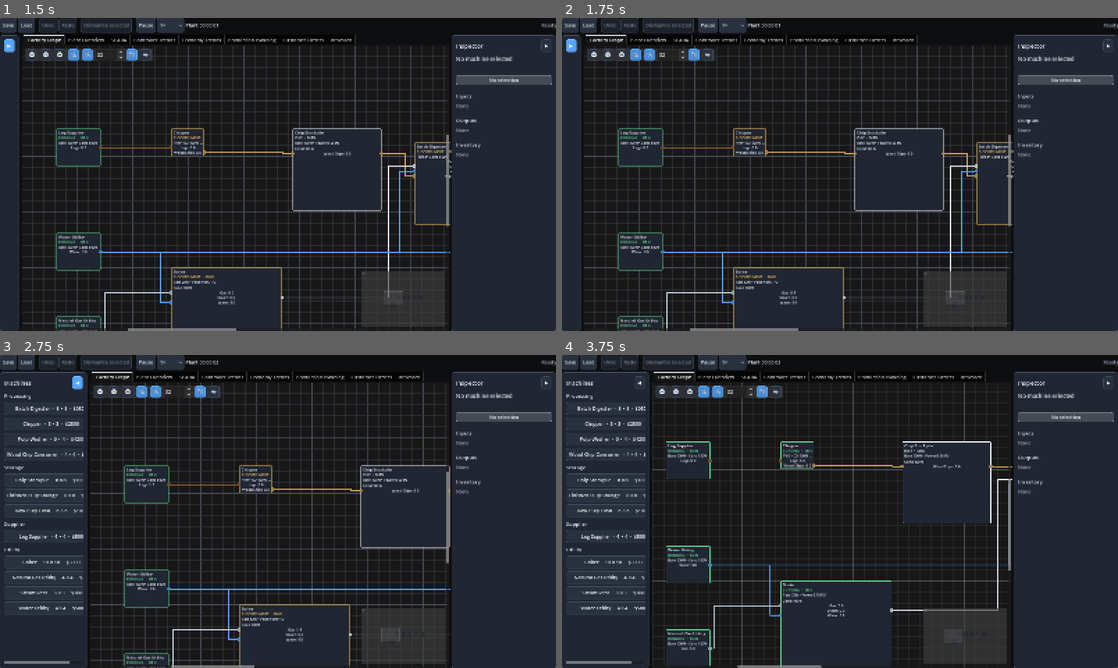
Above: before the commit, frames 1-4 (two rows, left to right).
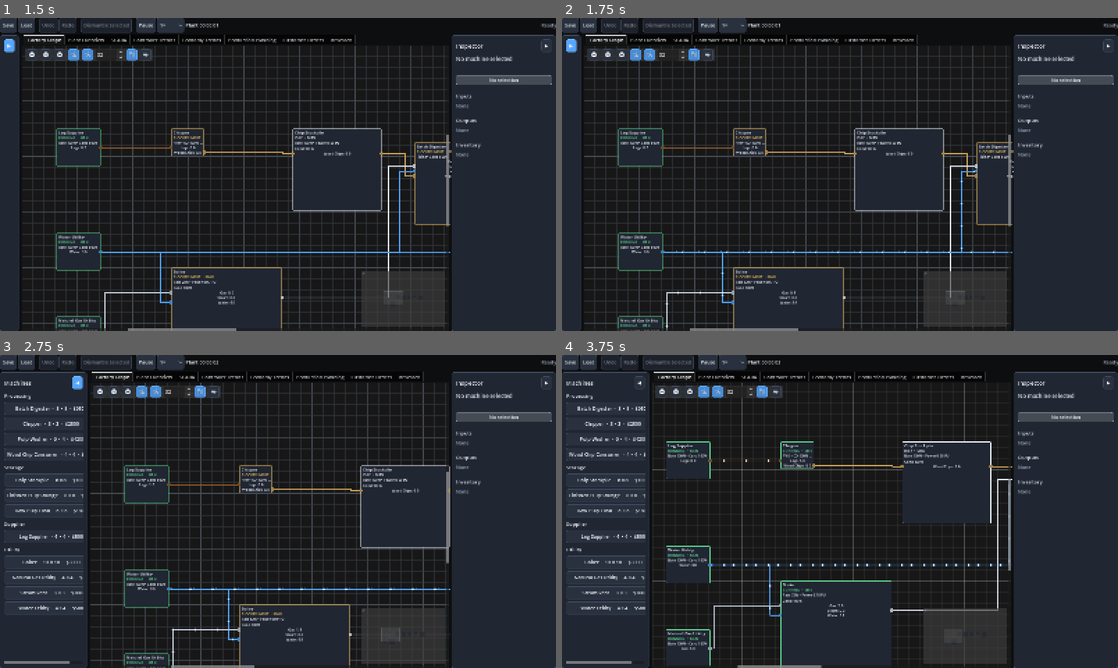
Above: after the commit, the same moments.

Repository: Poru-IndFlow/IndustrialFlow
Game: Godot game, scene res://scenes/main.tscn
The game is run twice, just before and just after one commit, with the same random seed, the same clock (stepped at 60 frames per second) and the same inputs.
Inputs:
- Up to frame 1 (1.5 s): click "1×" at 0.5 s; click "◀" at 1.25 s
- Up to frame 2 (1.75 s): no input
- Up to frame 3 (2.75 s): click "▶" at 2 s
- Up to frame 4 (3.75 s): click "Batch Digester · 8 × 8 · $6500" at 2.75 s; click "Dismantle 1 Machine" at 3.5 s

Frame 1 is identical in both runs. In frame 2, 0.1% of the frame differs, in the area x 18-78%, y 48-99%; in frame 3, less than 0.1%; in frame 4, 0.2%, in the area x 27-81%, y 33-82%.

Commit message:
Add animated material flow visualization

Diff:
--- a/project.godot
+++ b/project.godot
@@ -14,7 +14,7 @@
 config/version="0.3.0-dev"
 run/main_scene="res://scenes/main.tscn"
 config/features=PackedStringArray("4.7")
-config/build=43
+config/build=44
 
 [display]
 
--- a/scripts/app/app_controller.gd
+++ b/scripts/app/app_controller.gd
@@ -188,6 +188,7 @@
 		return
 
 	clock.set_paused(value)
+	factory_graph.set_flow_animation_paused(value)
 	_update_simulation_toolbar(true)
 
 
--- a/scripts/ui/factory_graph.gd
+++ b/scripts/ui/factory_graph.gd
@@ -28,11 +28,19 @@
 var dragged_route_connection: ConnectionModel
 var dragged_route_point_index := -1
 var route_drag_start_points: Array[Vector2] = []
+var flow_animation_time := 0.0
+var flow_animation_paused := false
 
 const GRID_CELL_SIZE := 32.0
 const ROUTE_NODE_CLEARANCE := 16.0
 const ROUTE_OBSTACLE_CLEARANCE := 12.0
 const ROUTE_OVERLAP_EPSILON := 1.0
+const FLOW_PARTICLE_MIN_RATE := 0.001
+const FLOW_PARTICLE_SPACING := 64.0
+const FLOW_PARTICLE_MIN_SPEED := 42.0
+const FLOW_PARTICLE_MAX_SPEED := 96.0
+const FLOW_PARTICLE_GLOW_RADIUS := 5.0
+const FLOW_PARTICLE_CORE_RADIUS := 2.5
 const GRID_MINOR_COLOR := Color(0.18, 0.20, 0.23, 0.45)
 const GRID_MAJOR_COLOR := Color(0.26, 0.29, 0.33, 0.65)
 const FOOTPRINT_VALID_COLOR := Color(0.20, 0.78, 0.46, 0.42)
@@ -51,7 +59,11 @@
 	set_process(true)
 
 
-func _process(_delta: float) -> void:
+func _process(delta: float) -> void:
+	if not is_visible_in_tree():
+		return
+	if not flow_animation_paused:
+		flow_animation_time += delta
 	queue_redraw()
 
 
@@ -129,6 +141,11 @@
 
 func bind_history(new_history: EditorHistory) -> void:
 	history = new_history
+
+
+func set_flow_animation_paused(value: bool) -> void:
+	flow_animation_paused = value
+	queue_redraw()
 
 
 func bind_factory(new_factory: FactoryModel) -> void:
@@ -656,6 +673,8 @@
 				true
 			)
 
+		_draw_flow_particles(connection, route, color)
+
 		if connection == selected_connection:
 			for point: Vector2 in connection.route_points:
 				var screen_point := _world_to_screen(point)
@@ -664,6 +683,84 @@
 					ThemeManager.COLOR_ACCENT,
 					true
 				)
+
+
+func _draw_flow_particles(
+	connection: ConnectionModel,
+	route: Array[Vector2],
+	line_color: Color
+) -> void:
+	if (
+		flow_animation_paused
+		or not connection.enabled
+		or connection.current_rate_per_second <= FLOW_PARTICLE_MIN_RATE
+		or route.size() < 2
+	):
+		return
+
+	var route_length := _route_length(route)
+	if route_length <= 0.01:
+		return
+
+	var capacity := maxf(connection.capacity_per_second, 0.001)
+	var utilization := clampf(
+		connection.current_rate_per_second / capacity,
+		0.0,
+		1.0
+	)
+	var speed := lerpf(
+		FLOW_PARTICLE_MIN_SPEED,
+		FLOW_PARTICLE_MAX_SPEED,
+		utilization
+	)
+	var distance := fposmod(
+		flow_animation_time * speed,
+		FLOW_PARTICLE_SPACING
+	)
+	var glow_color := line_color
+	glow_color.a = 0.30
+	var core_color := line_color.lightened(0.65)
+	core_color.a = 1.0
+
+	while distance < route_length:
+		var world_point: Vector2 = _point_on_route(route, distance)
+		var screen_point := _world_to_screen(world_point)
+		draw_circle(
+			screen_point,
+			FLOW_PARTICLE_GLOW_RADIUS,
+			glow_color
+		)
+		draw_circle(
+			screen_point,
+			FLOW_PARTICLE_CORE_RADIUS,
+			core_color
+		)
+		distance += FLOW_PARTICLE_SPACING
+
+
+func _route_length(route: Array[Vector2]) -> float:
+	var total := 0.0
+	for index: int in range(route.size() - 1):
+		total += route[index].distance_to(route[index + 1])
+	return total
+
+
+func _point_on_route(route: Array[Vector2], distance: float) -> Vector2:
+	if route.is_empty():
+		return Vector2.ZERO
+
+	var remaining := maxf(distance, 0.0)
+	for index: int in range(route.size() - 1):
+		var start: Vector2 = route[index]
+		var finish: Vector2 = route[index + 1]
+		var segment_length := start.distance_to(finish)
+		if segment_length <= 0.001:
+			continue
+		if remaining <= segment_length:
+			return start.lerp(finish, remaining / segment_length)
+		remaining -= segment_length
+
+	return route[route.size() - 1]
 
 
 func _ensure_connection_route(connection: ConnectionModel) -> void:
